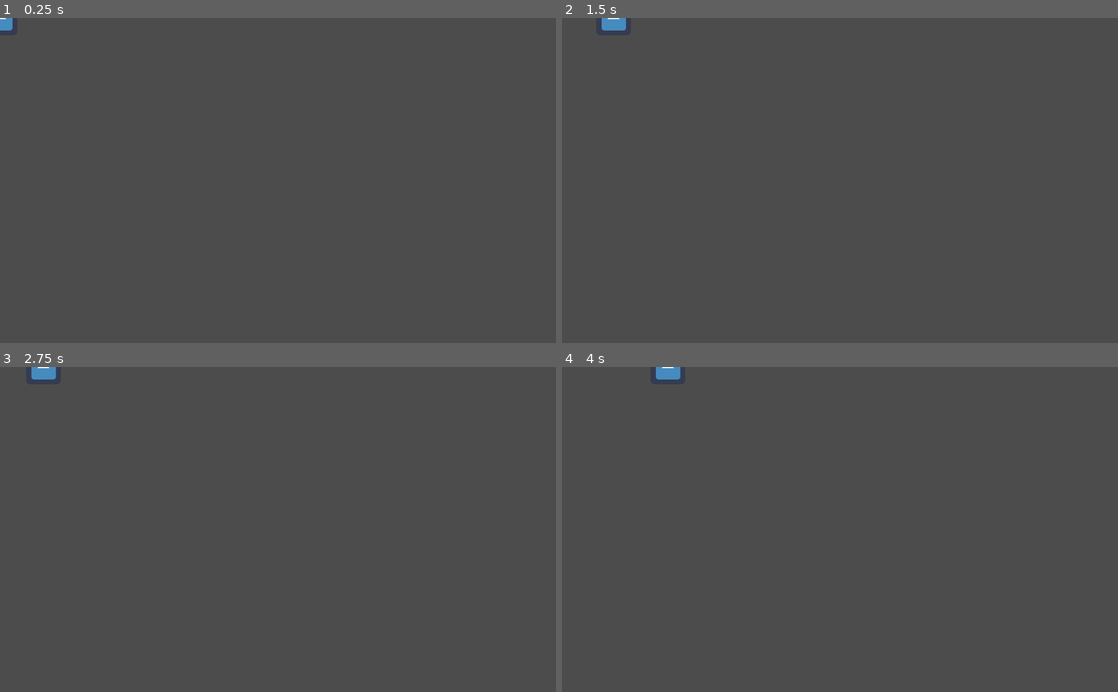
Above: before the commit, frames 1-4 (two rows, left to right).
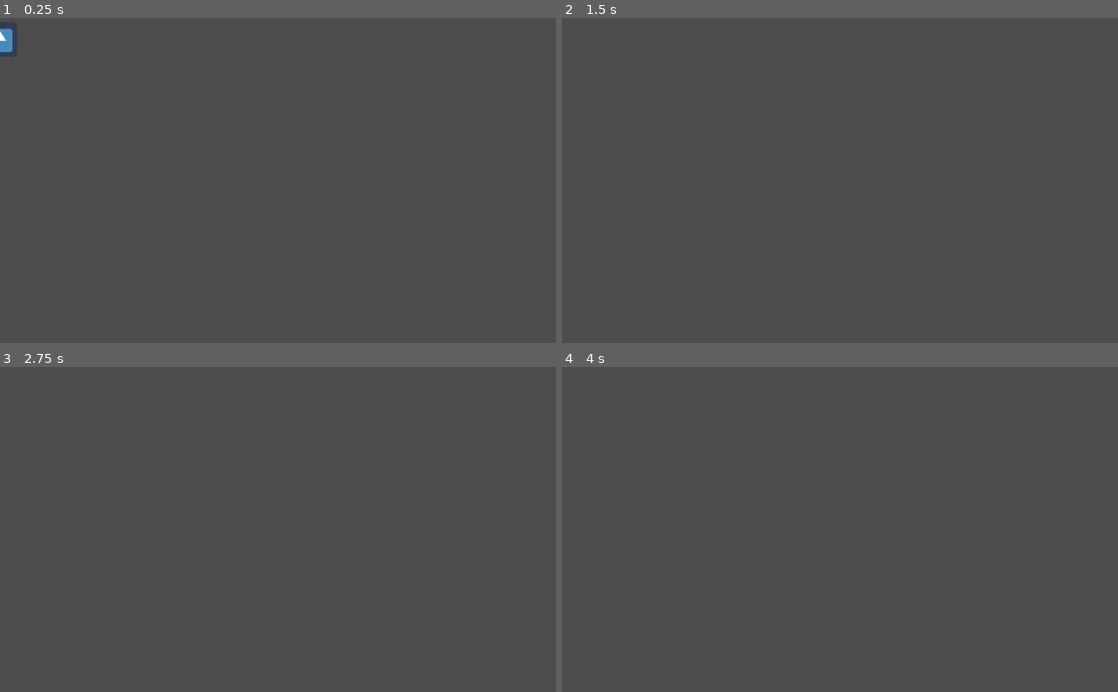
Above: after the commit, the same moments.

Repository: Pikmin4please/Supreme-Disco
Game: Godot game, scene res://World.tscn
Same seed, same stepped clock (60 frames per second), same inputs: the game is played once before the commit and once after it. Before the commit the project starts from res://Player.tscn. The engine's default icon, where the game draws it, is replaced by a stand-in: a white triangle on a blue panel in a dark square.
Inputs:
- Up to frame 1 (0.25 s): no input
- Up to frame 2 (1.5 s): hold Right (ui_right) from 0.53 s (still down); tap Space (ui_select) at 0.6, 0.77, 1.07, 1.35 s
- Up to frame 3 (2.75 s): tap Space (ui_select) at 1.52, 1.82, 2.1 s; release Right (ui_right) at 2.03 s; hold Left (ui_left) from 2.03 s (still down)
- Up to frame 4 (4 s): release Left (ui_left) at 2.78 s; hold Right (ui_right) from 2.78 s (still down); tap Space (ui_select) at 2.85, 3.02, 3.32, 3.6, 3.77 s

The runs differ from the first frame. In frame 1, 0.2% of the frame differs, in the area x 0-3%, y 0-11%; in frame 2, 0.2%; in frame 3, 0.2%; in frame 4, 0.2%.

Commit message:
script update

Diff:
--- a/Player.gd
+++ b/Player.gd
@@ -1,14 +1,11 @@
 extends Area2D
 
-var speed = 100
+export (int) var speed = 100
+export (int) var jump_speed = 50
 
+var velocity = Vector2.ZERO
 
-func _physics_process(delta):
-	if Input.is_action_pressed("ui_right"):
-		move(speed,delta)
-	if Input.is_action_pressed("ui_left"):
-		move(-speed, delta)
-
-
-func move(xspeed,delta):
-	position.x += xspeed * delta
+func get_input():
+	var input = velocity
+	if Input.is_action_just_pressed("ui_right"):
+		input.x =
--- a/Player.tscn
+++ b/Player.tscn
@@ -1,16 +1,16 @@
-[gd_scene load_steps=4 format=2]
+[gd_scene load_steps=3 format=2]
 
 [ext_resource path="res://Player.gd" type="Script" id=1]
 [ext_resource path="res://icon.png" type="Texture" id=2]
 
-[sub_resource type="RectangleShape2D" id=1]
-extents = Vector2( 32, 32 )
-
 [node name="Player" type="Area2D"]
+linear_damp = 0.0
+angular_damp = 0.0
 script = ExtResource( 1 )
+speed = null
+jump_speed = null
 
 [node name="Sprite" type="Sprite" parent="."]
 texture = ExtResource( 2 )
 
 [node name="CollisionShape2D" type="CollisionShape2D" parent="."]
-shape = SubResource( 1 )
--- /dev/null
+++ b/Player2.gd
@@ -0,0 +1,29 @@
+extends KinematicBody2D
+
+export (int) var run_speed = 100
+export (int) var jump_speed = -400
+export (int) var gravity = 1200
+
+var velocity = Vector2()
+var jumping = false
+
+func get_input():
+	velocity.x = 0
+	var right = Input.is_action_pressed('ui_right')
+	var left = Input.is_action_pressed('ui_left')
+	var jump = Input.is_action_just_pressed('ui_select')
+
+	if jump and is_on_floor():
+		jumping = true
+		velocity.y = jump_speed
+	if right:
+		velocity.x += run_speed
+	if left:
+		velocity.x -= run_speed
+
+func _physics_process(delta):
+	get_input()
+	velocity.y += gravity * delta
+	if jumping and is_on_floor():
+		jumping = false
+	velocity = move_and_slide(velocity, Vector2(0, -1))
--- /dev/null
+++ b/Player2.tscn
@@ -0,0 +1,16 @@
+[gd_scene load_steps=4 format=2]
+
+[ext_resource path="res://icon.png" type="Texture" id=1]
+[ext_resource path="res://Player2.gd" type="Script" id=2]
+
+[sub_resource type="RectangleShape2D" id=1]
+extents = Vector2( 29, 30 )
+
+[node name="Player2" type="KinematicBody2D"]
+script = ExtResource( 2 )
+
+[node name="Sprite" type="Sprite" parent="."]
+texture = ExtResource( 1 )
+
+[node name="CollisionShape2D" type="CollisionShape2D" parent="."]
+shape = SubResource( 1 )
--- a/World.tscn
+++ b/World.tscn
@@ -1,7 +1,7 @@
 [gd_scene load_steps=2 format=2]
 
-[ext_resource path="res://Player.tscn" type="PackedScene" id=1]
+[ext_resource path="res://Player2.tscn" type="PackedScene" id=1]
 
 [node name="World" type="Node"]
 
-[node name="Player" parent="." instance=ExtResource( 1 )]
+[node name="Player2" parent="." instance=ExtResource( 1 )]
--- a/project.godot
+++ b/project.godot
@@ -16,7 +16,7 @@
 [application]
 
 config/name="supreme-disco"
-run/main_scene="res://Player.tscn"
+run/main_scene="res://World.tscn"
 config/icon="res://icon.png"
 
 [importer_defaults]
